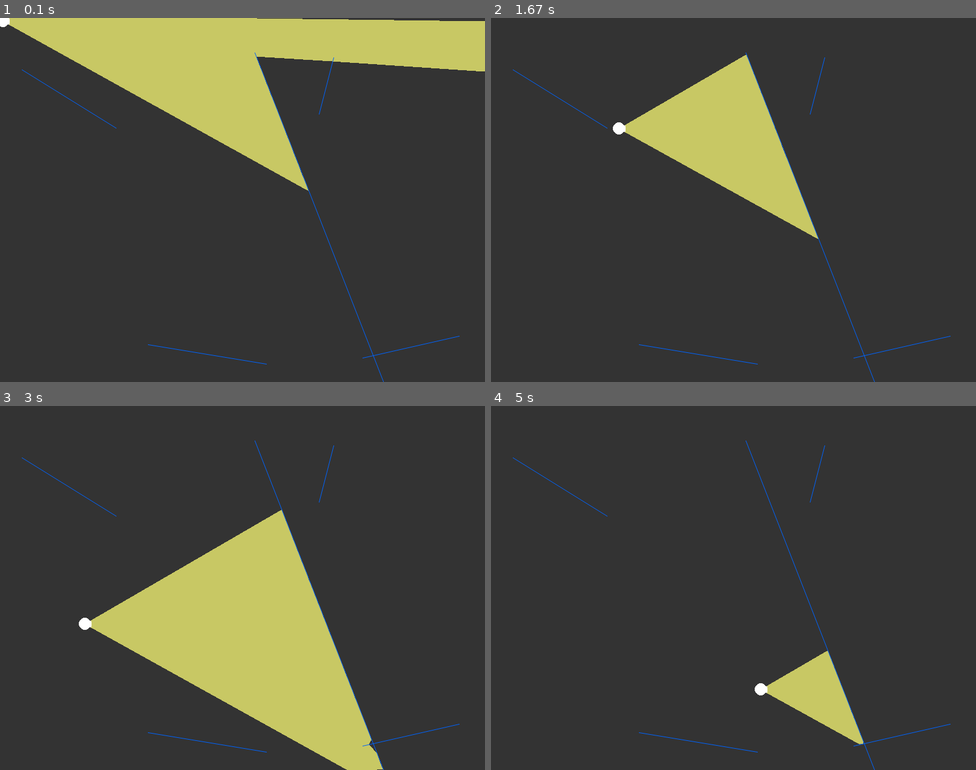
Above: before the commit, frames 1-4 (two rows, left to right).
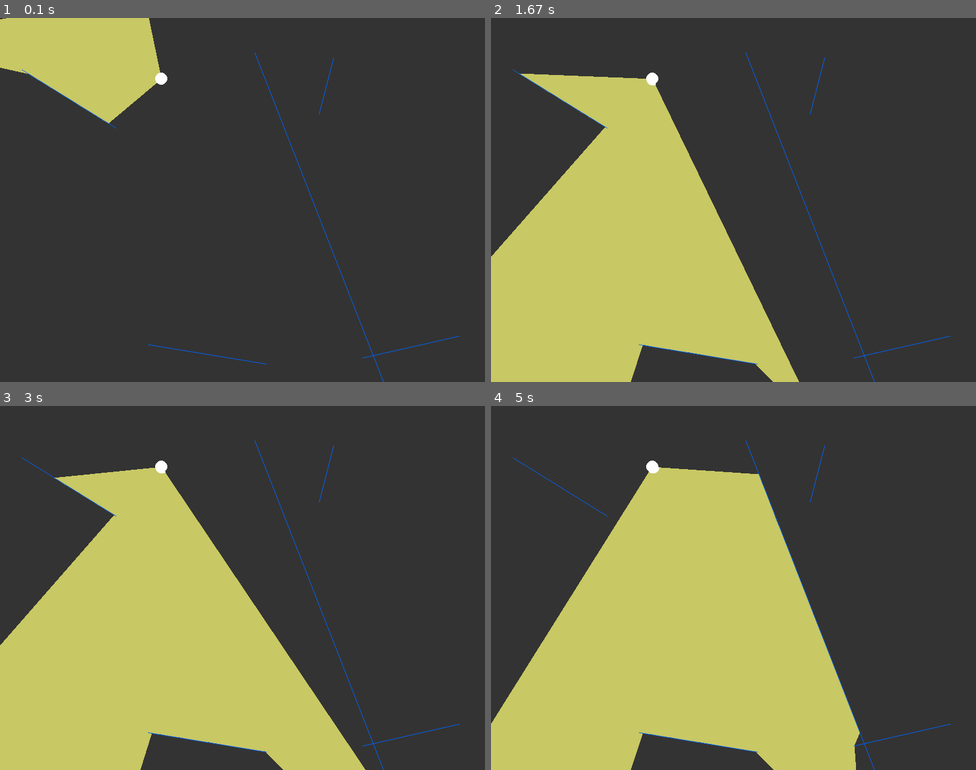
Above: after the commit, the same moments.

Repository: DHameete/pygames
Game: pygame game, started from 05_Raycasting/main.py
Two runs of this game, one before a commit and one after it. Both use one fixed random seed, a clock stepped at 60 frames per second and the inputs below.
Inputs (mouse positions are in pixels of both pictures, inside the frame that each line leads up to):
- Up to frame 1 (0.1 s): no input
- Up to frame 2 (1.67 s): click (733, 200) at 0.38 s; click (782, 280) at 0.72 s; click (912, 327) at 1.05 s; click (617, 127) at 1.38 s
- Up to frame 3 (3 s): click (242, 631) at 1.72 s; click (174, 511) at 2.05 s; click (412, 682) at 2.38 s; click (87, 624) at 2.72 s
- Up to frame 4 (5 s): click (592, 518) at 3.05 s; click (617, 653) at 3.38 s; click (908, 671) at 3.72 s; click (588, 722) at 4.05 s; click (583, 609) at 4.38 s; click (762, 689) at 4.72 s

The runs differ from the first frame. In frame 1, 17% of the frame differs, in the area x 0-100%, y 0-48%; in frame 2, 38%; in frame 3, 31%; in frame 4, 39%, in the area x 0-77%, y 15-100%.

Commit message:
look at direction of mouse

Diff:
--- a/05_Raycasting/main.py
+++ b/05_Raycasting/main.py
@@ -1,6 +1,6 @@
 import pygame
 from pygame.locals import QUIT
-import sys, random
+import sys, random, math
 
 from wall import Wall
 from particle import Particle
@@ -48,11 +48,11 @@
         displaysurface.fill((51, 51, 51))
 
         # Set particle position
-        (mouseX, mouseY) = pygame.mouse.get_pos()
-        particle.update(mouseX, mouseY)
+        mouse = pygame.mouse.get_pos()
+        particle.update(width/3, height/6, mouse)
 
         # Draw particle and rays
-        particle.look(walls, displaysurface)
+        particle.look(displaysurface, walls)
         particle.show(displaysurface)
 
         # Draw walls
--- a/05_Raycasting/particle.py
+++ b/05_Raycasting/particle.py
@@ -1,5 +1,5 @@
 from pygame import math, draw
-from math import inf
+from math import inf, degrees, atan2
 from ray import Ray
 
 YELLOW = (200,200,100)
@@ -10,18 +10,22 @@
         self.pos = math.Vector2(0, 0)
         self.rays = []
         self.color = color
+        self.angle = 0
 
         for angle in range(-30, 30, 1):
             self.rays.append(Ray(self.pos, angle, self.color))
+
 
     def show(self, surface):
         draw.circle(surface, self.color, self.pos, 10)
         for ray in self.rays:
             ray.show(surface)
 
-    def look(self, walls, surface):
+    def look(self, surface, walls):
         prev = self.rays[0].pos
         for ray in self.rays:
+            ray.rotate(self.angle)
+
             closest = None
             record = inf
             for wall in walls:
@@ -33,8 +37,14 @@
                         closest = pt
             if closest:
                 draw.polygon(surface,YELLOW,[prev,closest,self.pos])
-                # pygame.draw.aaline(surface, WHITE, self.pos, closest)
+                # draw.aaline(surface, YELLOW, self.pos, closest)
                 prev = closest
 
-    def update(self, x, y):
+
+    def update(self, x, y, mouse):
+        mouseX = mouse[0]
+        mouseY = mouse[1]
+
+        self.angle = degrees(atan2(-(mouseY-self.pos.y),(mouseX-self.pos.x)))
+
         self.pos.update(x, y)
--- a/05_Raycasting/ray.py
+++ b/05_Raycasting/ray.py
@@ -5,6 +5,7 @@
     def __init__(self, pos, angle, color):
         self.pos = pos
         self.dir = math.Vector2(1, 0)
+        self.angle = angle
         self.dir = self.dir.rotate(angle)
         self.color = color
 
@@ -40,3 +41,9 @@
             return pt
         else:
             return
+
+    def rotate(self, angle):
+        delta_angle = self.angle - angle
+        if delta_angle != 0:
+            self.dir = self.dir.rotate(delta_angle)
+            self.angle = angle
